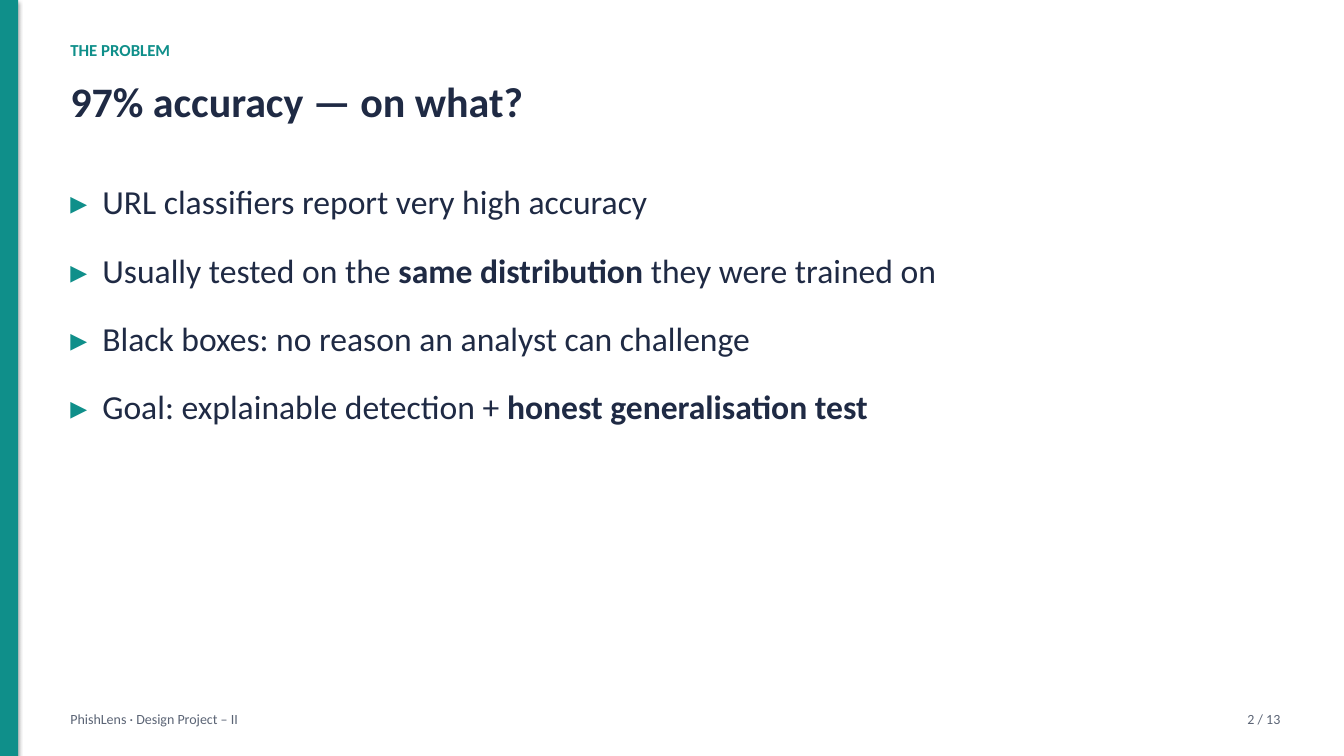
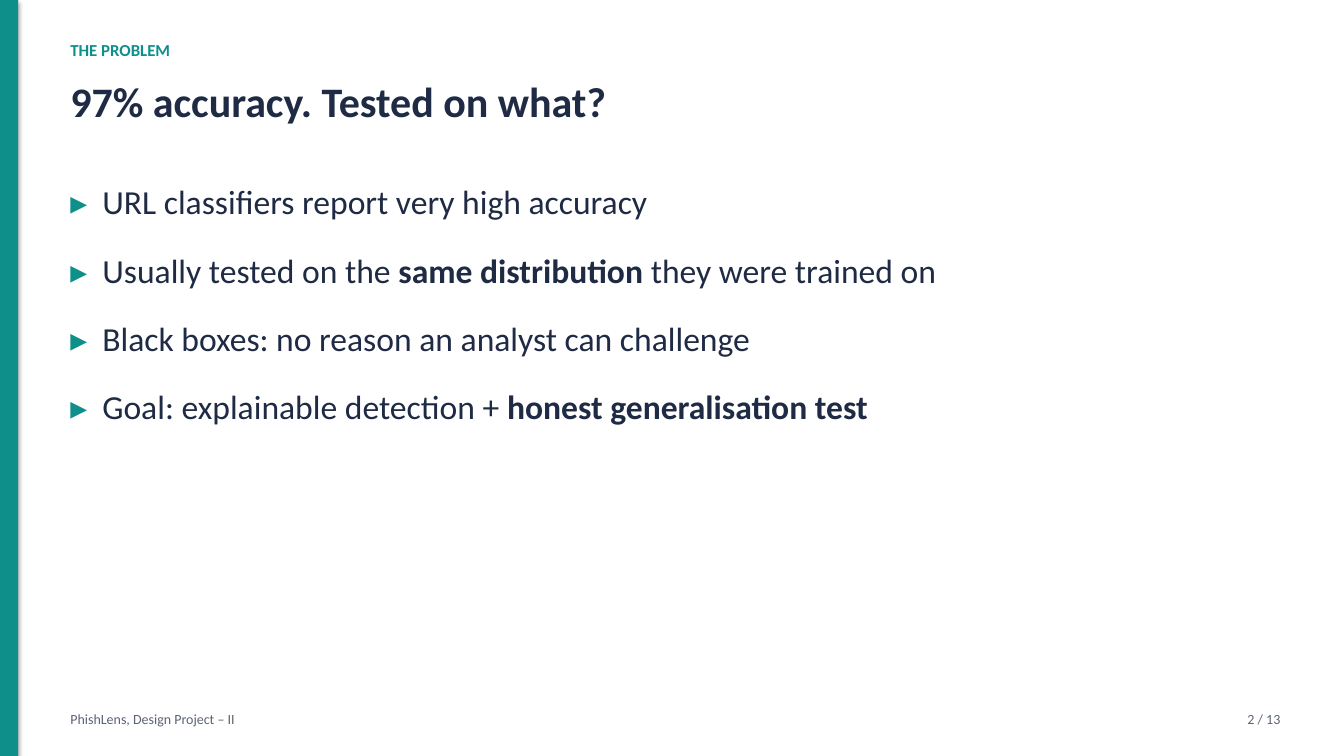
Before and after one commit to harshacreate/PhishLens, a slide deck: slide 2 of report/PhishLens_Presentation.pptx. Drawn at 1344x756 pixels with LibreOffice and Linux fonts; fonts in the diff are those of the drawing. Boxes give left, top, right and bottom in pixels: in the first picture for what was removed or moved away, otherwise in the second. Text is boxed around its words. In the diff, an @@ line names an element or a change of style, - is before the commit and + after.

Commit message:
Clean PhishLens project text

```diff
--- a/report/PhishLens_Presentation.pptx
+++ b/report/PhishLens_Presentation.pptx
@@ text at <box>70,87,606,124</box>: text changed @@
-97% accuracy — on what?
+97% accuracy. Tested on what?
@@ text at <box>70,714,235,727</box>: text changed @@
-PhishLens · Design Project – II
+PhishLens, Design Project – II
```
Also in this commit, not shown: 12 other slides changed, 11 other files.
